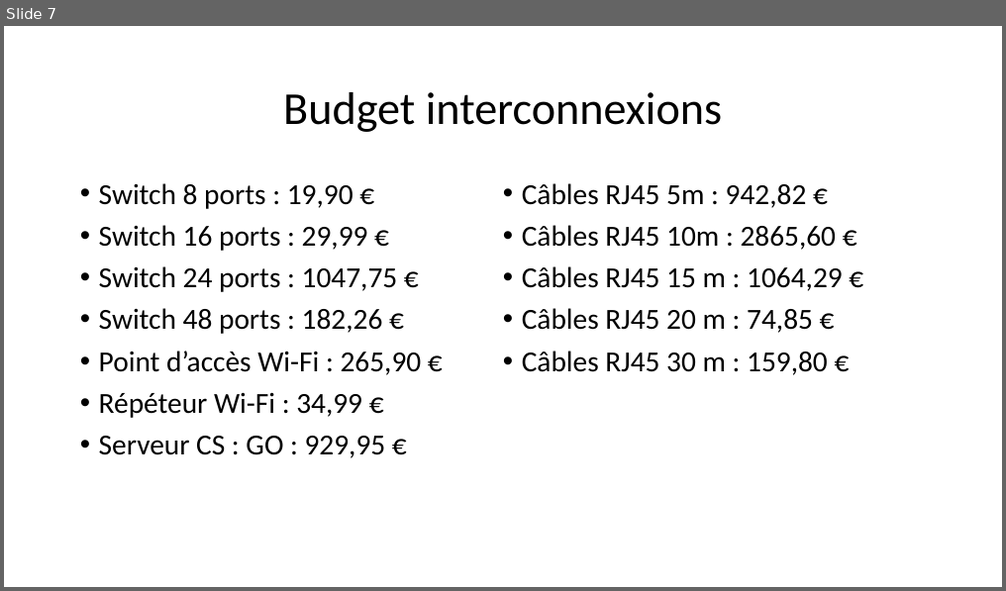
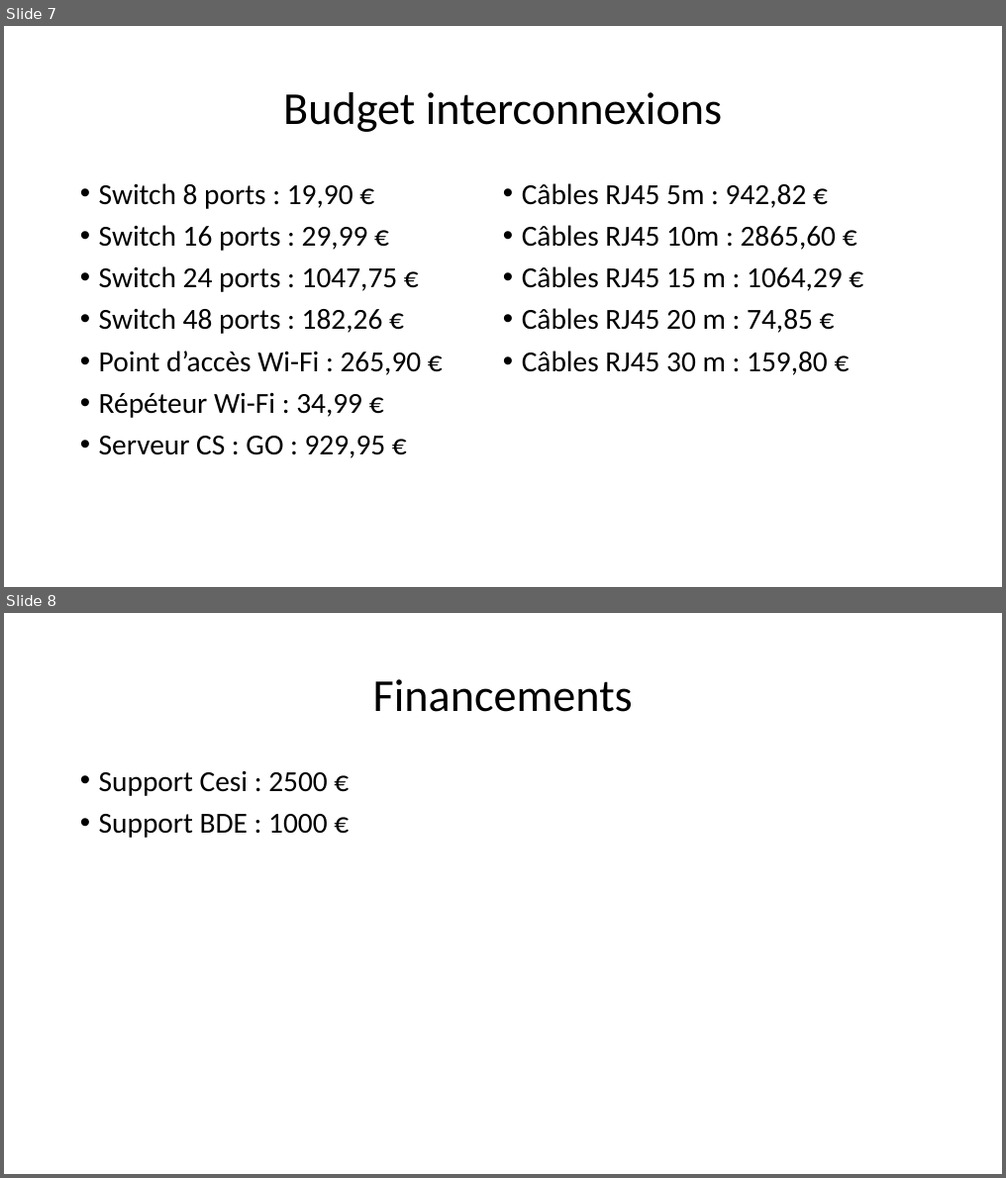
Before and after one commit to Exia-Jellyfish/UE-2-Ces-Esport-GRP1, a slide deck: Projet_Réseau/Projet 2.pptx. Shown one above the other, each under a label of ours: slide 7 before the commit, slides 7 and 8 after it. The pictures are 1006x591 and 1006x1178 pixels, drawn with LibreOffice and Linux fonts; fonts in the diff are those of the drawing. Boxes give left, top, right and bottom in pixels: in the first picture for what was removed or moved away, otherwise in the second. Text is boxed around its words. In the diff, an @@ line names an element or a change of style, - is before the commit and + after.

```diff
--- a/Projet_Réseau/Projet 2.pptx
+++ b/Projet_Réseau/Projet 2.pptx
@@ slide 8 added at box(4, 613, 1002, 1174), background #FFFFFF @@
@@ title added at box(373, 679, 633, 712), 44 pt, text #000000 @@
+Financements
@@ text added at box(99, 770, 328, 838), 28 pt, text #000000 @@
+• Support Cesi : 2500 €
+• Support BDE : 1000 €
```
Also in this commit, not shown: 3 slides changed, 1 other slide added, 1 slide removed, 1 other file.
